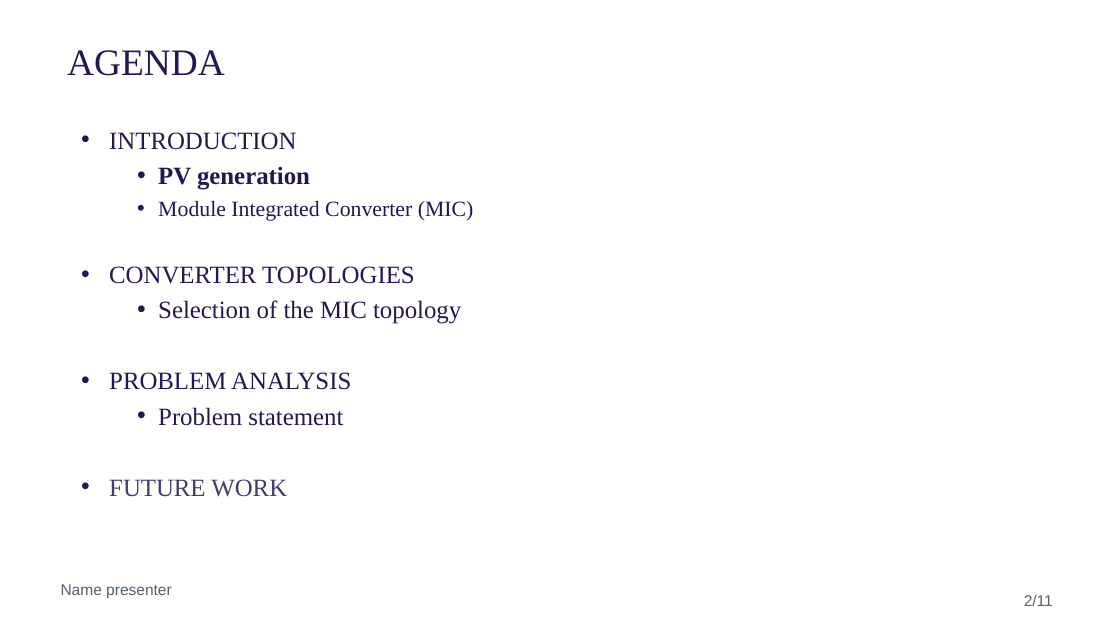
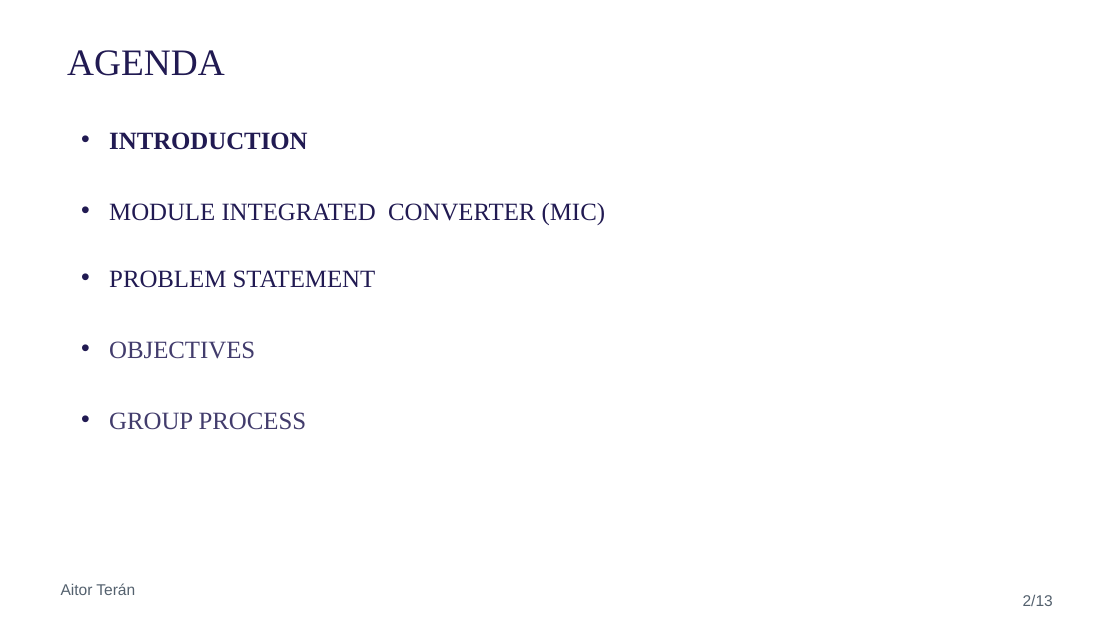
Before and after one commit to NicolaiFransen/Semester-Project-PED1, a slide deck: slide 2 of Reports/Presentation_P0_11_10.pptx. Drawn at 1120x630 pixels with LibreOffice and Linux fonts; fonts in the diff are those of the drawing; background and template pictures are left out. Boxes give left, top, right and bottom in pixels: in the first picture for what was removed or moved away, otherwise in the second. Text is boxed around its words. In the diff, an @@ line names an element or a change of style, - is before the commit and + after.

```diff
--- a/Reports/Presentation_P0_11_10.pptx
+++ b/Reports/Presentation_P0_11_10.pptx
@@ text at bbox=[109, 132, 307, 150]: bold on in "INTRODUCTION" @@
@@ text at bbox=[109, 203, 605, 430]: text changed @@
-  • PV generation
-  • Module Integrated Converter (MIC)
-• CONVERTER TOPOLOGIES
-  • Selection of the MIC topology
-• PROBLEM ANALYSIS
-  • Problem statement
-• FUTURE WORK
+• MODULE INTEGRATED CONVERTER (MIC)
+• PROBLEM STATEMENT
+• OBJECTIVES
+• GROUP PROCESS
@@ text at bbox=[61, 583, 135, 595]: text changed @@
-Name presenter
+Aitor Terán
@@ page number at bbox=[1023, 594, 1053, 606]: text changed @@
-2/11
+2/13
```
Also in this commit, not shown: 8 other slides changed, 3 slides added, 8 slides removed.
